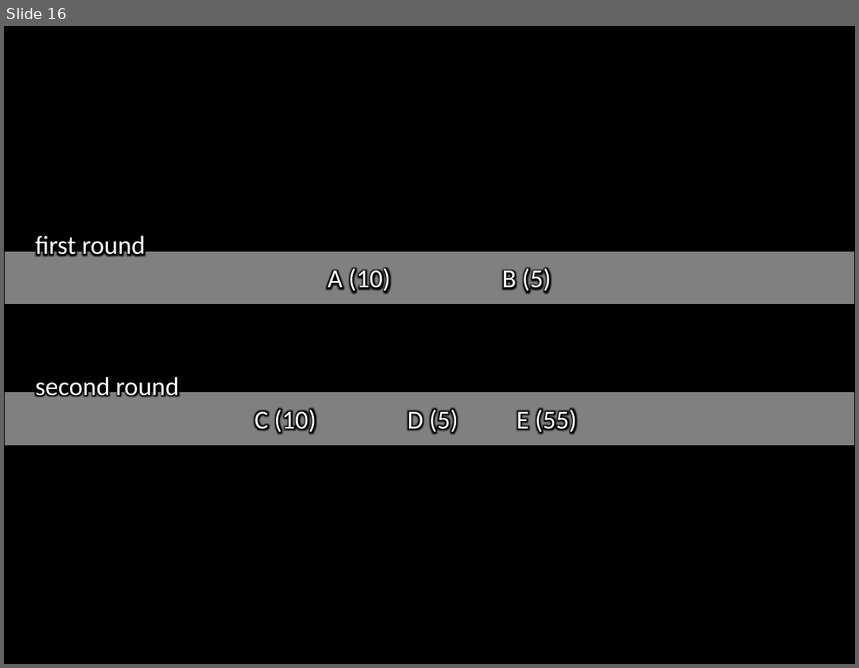
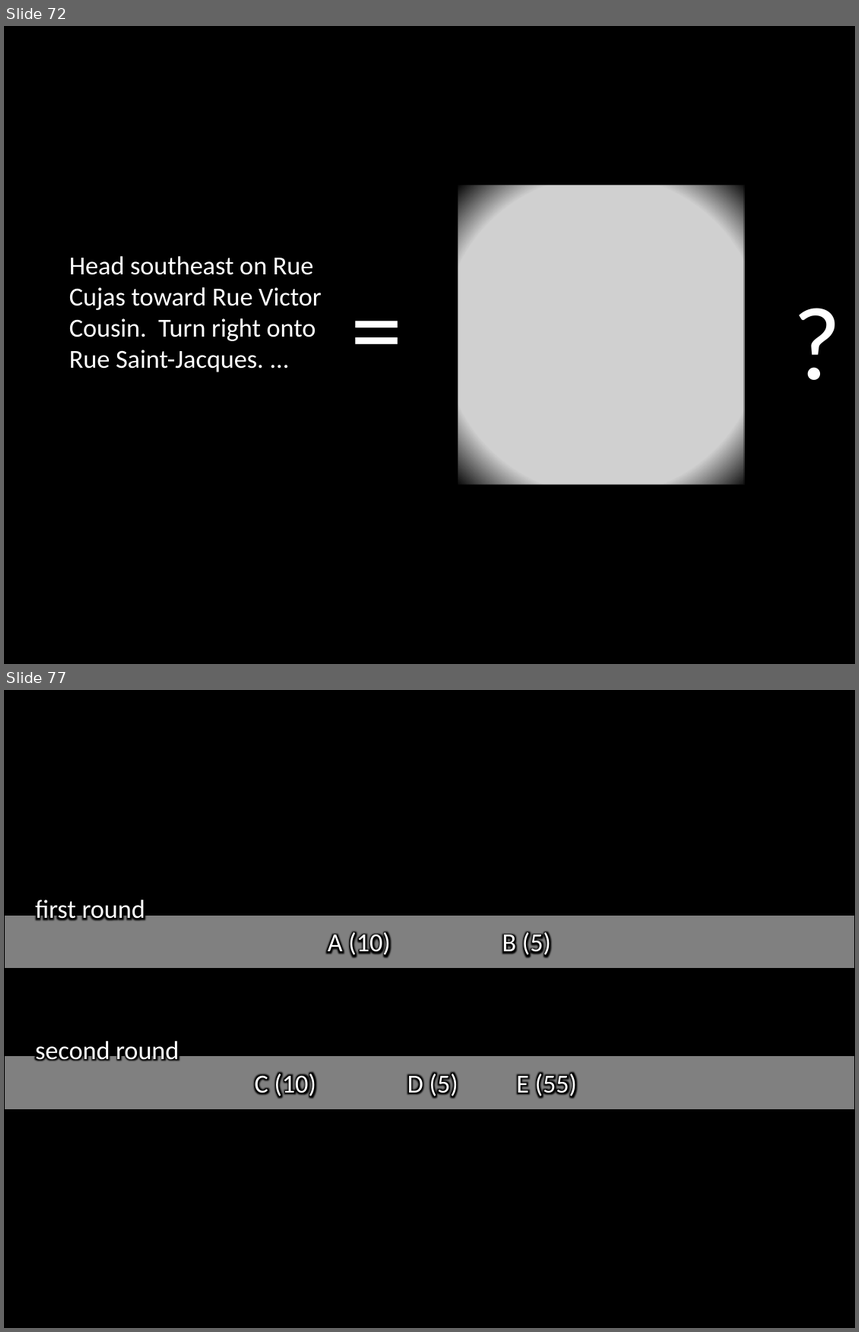
Before and after one commit to butterfill/lecture_mindreading_joint_action_philosophical_tools, a slide deck: lecture05 actions intentions goals/lecture05.ppt.pptx. Shown one above the other, each under a label of ours: slide 16 before the commit, slides 72 and 77 after it; the slides between them are not shown. The pictures are 859x668 and 859x1332 pixels, drawn with LibreOffice and Linux fonts; fonts in the diff are those of the drawing; grey boxes stand for pictures. Boxes give left, top, right and bottom in pixels: in the first picture for what was removed or moved away, otherwise in the second. Text is boxed around its words. In the diff, an @@ line names an element or a change of style, - is before the commit and + after.

```diff
--- a/lecture05 actions intentions goals/lecture05.ppt.pptx
+++ b/lecture05 actions intentions goals/lecture05.ppt.pptx
@@ slide 72 added at [4,26,855,664], background #000000 @@
@@ rectangle added at [456,184,748,486], fill gradient #000000 @@
@@ picture added at [458,185,744,484] @@
@@ text added at [69,256,322,373], 22 pt, text #FFFFFF @@
+Head southeast on Rue Cujas toward Rue Victor Cousin. Turn right onto Rue Saint-Jacques. ...
@@ text added at [343,259,621,393], 88 pt, text #FFFFFF @@
+=
@@ text added at [785,271,855,406], 88 pt, text #FFFFFF @@
+?
@@ what was slide 16 is now slide 77 @@
```
Also in this commit, not shown: 4 slides changed, 60 other slides added, 2 other files.
